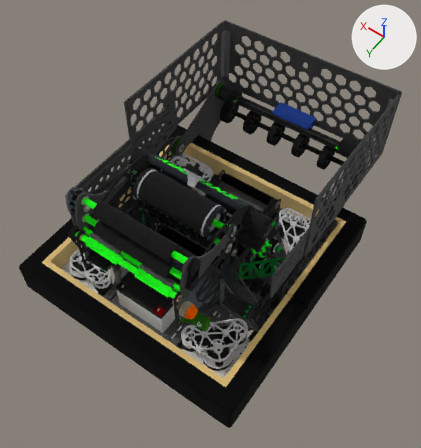
An edit to the glTF model public/model/entropy.glb, drawn before and after from the same camera.
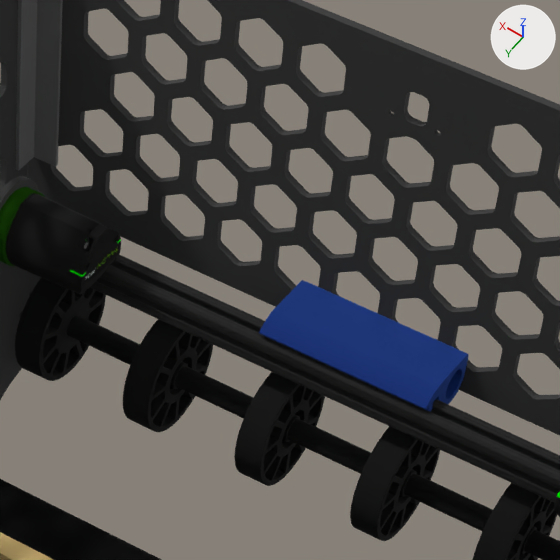
Each version appears first whole from a 50 mm camera at (-0.715, 0.929, 1.762) aimed at (-0.017, -0.048, 0.227), and next in a close-up on the part from 51% to 80% of the width and 10% to 36% of the height. Every picture has the same lights, and +X, +Y and +Z are marked at upper right. The last two pictures show the newer version. Where no turn or scale is listed for an object, it has been applied to the vertices. Vertices at exactly the same position are counted once.

In view in the first close-up: 'bumpers__matte', 'hopper__clear', 'hopper__matte', 'intake__clear', 'intake__matte', 'intake__metal'.
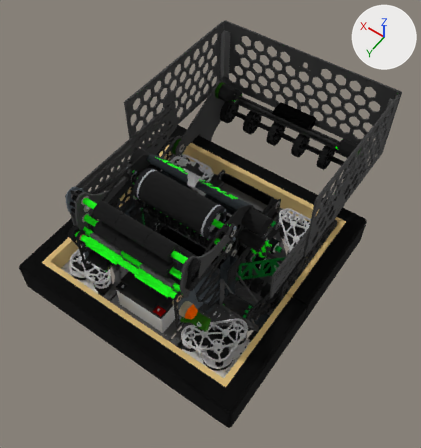
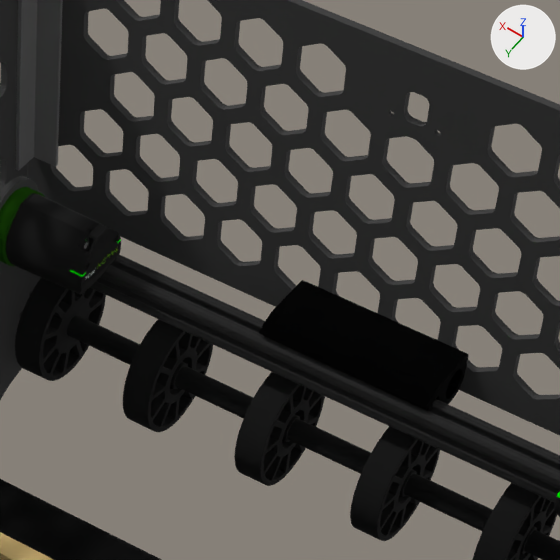
Commit message: intake explode

Where the change shows, as pixel boxes (x1, y1, x2, y2) in the close-ups (560 x 560 px):
part 1 of me_intake__matte, recoloured (blue to black): (259, 280, 469, 412) in both

The change in detail:
me_intake__matte has 20314 vertices, 42302 faces and spans x -0.349..0.349, y -0.531..0.149, z -0.231..0.061.
me_intake__matte is used by ob_intake__matte; location (0.0, -0.1112, 0.2752).
me_intake__matte part 1: 2012 faces centred in x -0.076..0.076, y -0.531..-0.464, z -0.018..0.02 are repainted in the vertex colours; the middle colour goes from blue #3b60b4 to black #0d0d0d.
